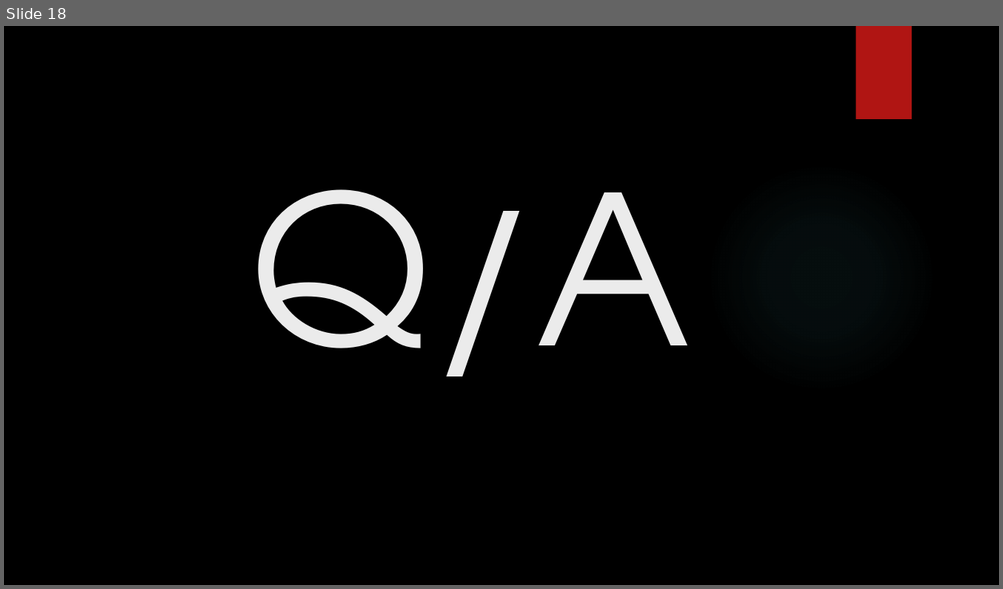
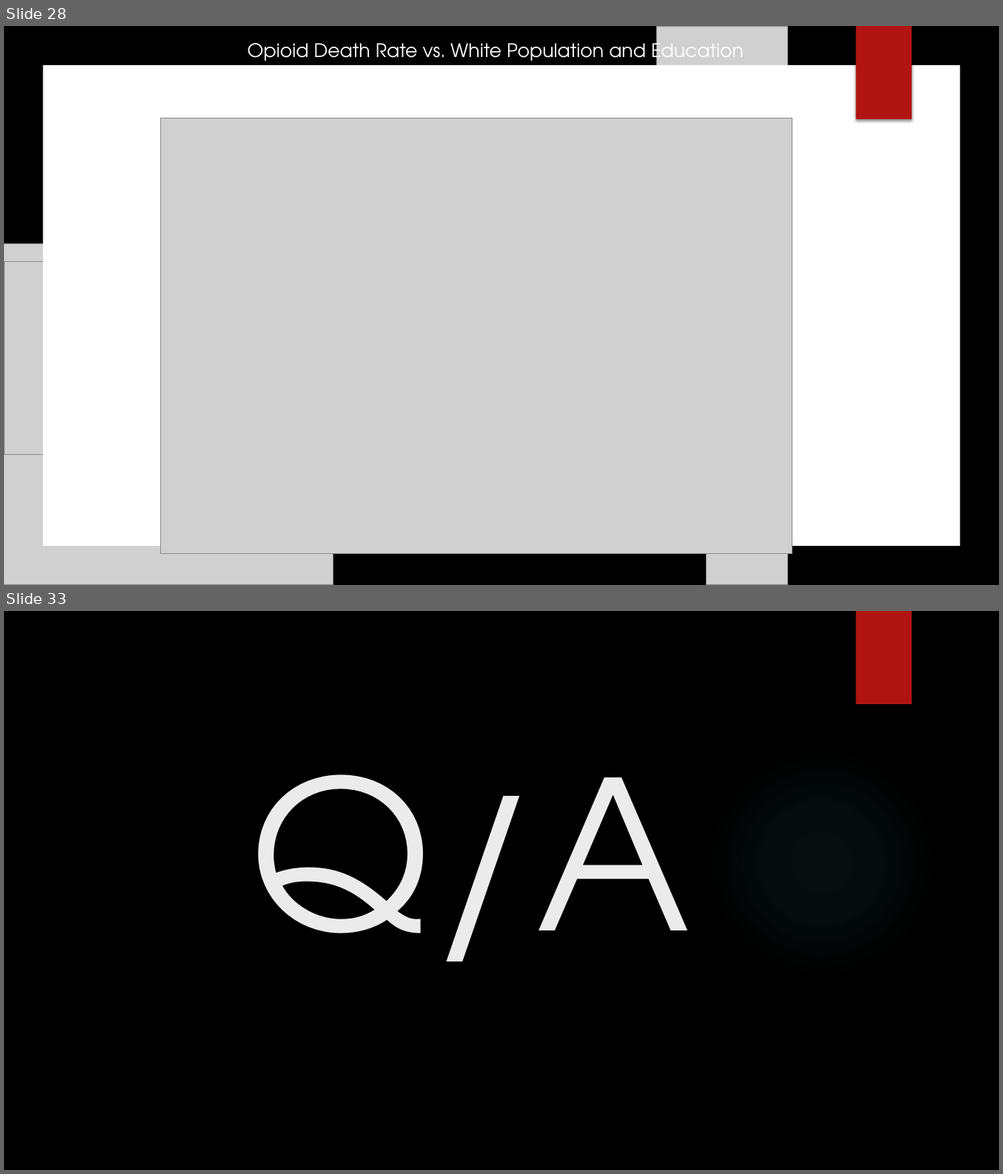
Before and after one commit to GregPoppe/opioid_project, a slide deck: Opioid_Crisis.pptx. Shown one above the other, each under a label of ours: slide 18 before the commit, slides 28 and 33 after it; the slides between them are not shown. The pictures are 1003x589 and 1003x1174 pixels, drawn with LibreOffice and Linux fonts; fonts in the diff are those of the drawing; grey boxes stand for pictures; background and template pictures are left out. Boxes give left, top, right and bottom in pixels: in the first picture for what was removed or moved away, otherwise in the second. Text is boxed around its words. In the diff, an @@ line names an element or a change of style, - is before the commit and + after.

```diff
--- a/Opioid_Crisis.pptx
+++ b/Opioid_Crisis.pptx
@@ slide 28 added at bbox=[4, 26, 999, 585], background picture (left out) @@
@@ text added at bbox=[247, 38, 743, 66], 18 pt, text #FFFFFF @@
+Opioid Death Rate vs. White Population and Education
@@ picture added at bbox=[657, 26, 788, 119] @@
@@ rectangle added at bbox=[855, 26, 911, 119], fill #B01513 @@
@@ rectangle added at bbox=[42, 65, 960, 547], fill #FFFFFF @@
@@ picture added at bbox=[161, 118, 792, 554] @@
@@ picture added at bbox=[4, 244, 333, 585] @@
@@ picture added at bbox=[4, 262, 128, 455] @@
@@ picture added at bbox=[706, 524, 788, 585] @@
@@ what was slide 18 is now slide 33 @@
```
Also in this commit, not shown: 9 slides changed, 20 other slides added, 6 slides removed.
